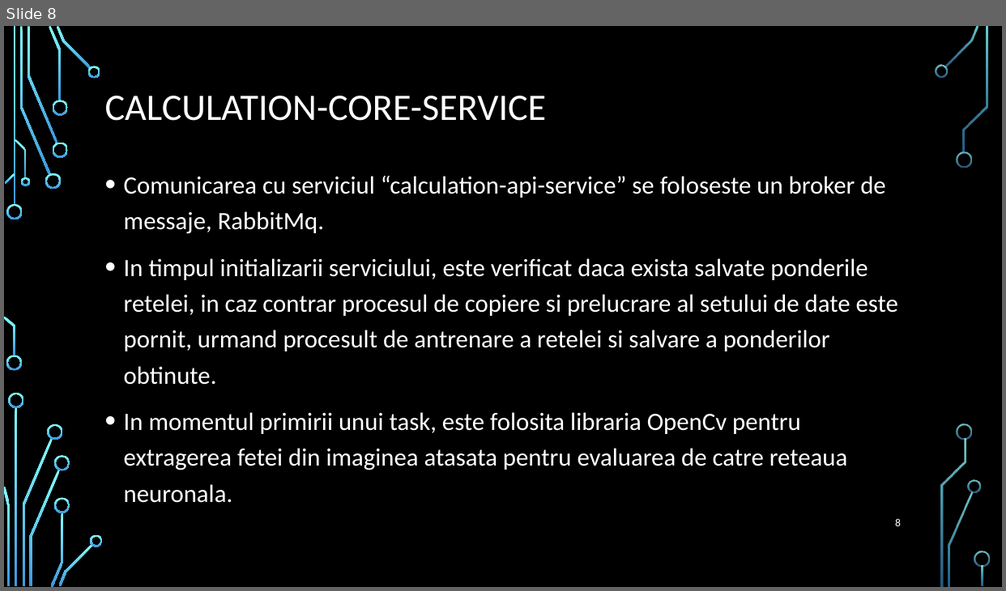
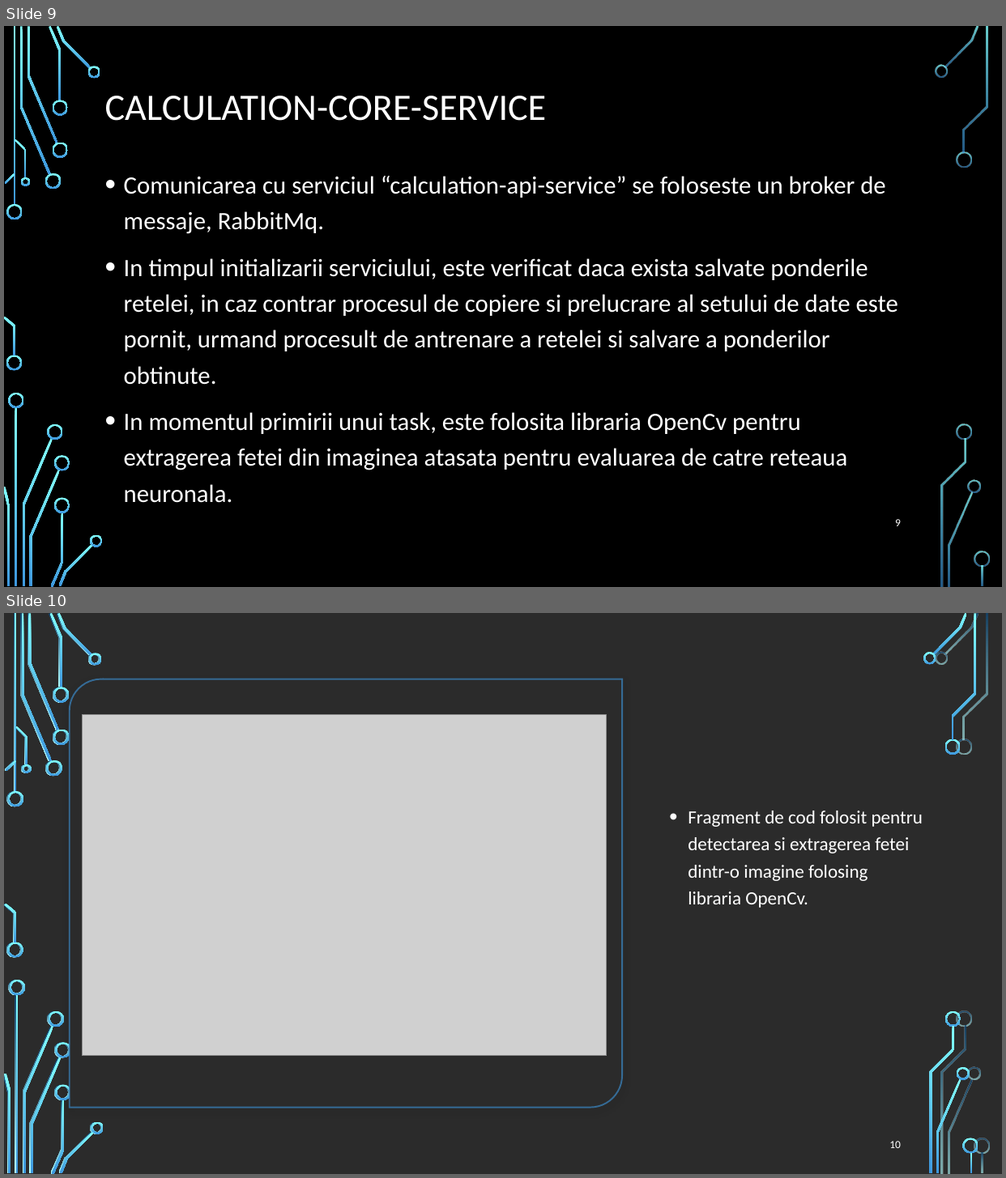
Before and after one commit to cristi-dorneanu/Agen, a slide deck: Licenta2018DorneanuCristian/AGEN.pptx. Shown one above the other, each under a label of ours: slide 8 before the commit, slides 9 and 10 after it. The pictures are 1006x591 and 1006x1178 pixels, drawn with LibreOffice and Linux fonts; fonts in the diff are those of the drawing; grey boxes stand for pictures; background and template pictures are left out; a plain dark background stands for a picture behind light text. Boxes give left, top, right and bottom in pixels: in the first picture for what was removed or moved away, otherwise in the second. Text is boxed around its words. In the diff, an @@ line names an element or a change of style, - is before the commit and + after.

```diff
--- a/Licenta2018DorneanuCristian/AGEN.pptx
+++ b/Licenta2018DorneanuCristian/AGEN.pptx
@@ slide 10 added at [4,613,1002,1174], background picture (left out) @@
@@ round diag rect added at [69,679,621,1107], fill #FFFFFF, outline #3D97DE 1.5 pt @@
@@ picture added at [82,715,607,1056] @@
@@ text added at [688,811,923,908], 18 pt, text #FFFFFF @@
+• Fragment de cod folosit pentru detectarea si extragerea fetei dintr-o imagine folosing libraria OpenCv.
@@ page number added at [889,1141,901,1148], 10.5 pt, text #FFFFFF @@
+10
@@ group added at [4,613,978,1174]: 33 freeform shapes, 3 rectangles @@
@@ group added at [4,613,990,1174]: 33 freeform shapes, 3 rectangles @@
@@ what was slide 8 is now slide 9 @@
@@ page number at [895,519,901,527]: text changed @@
-8
+9
```
Also in this commit, not shown: 4 slides changed, 10 other slides added, 7 slides removed, 2 other files.
